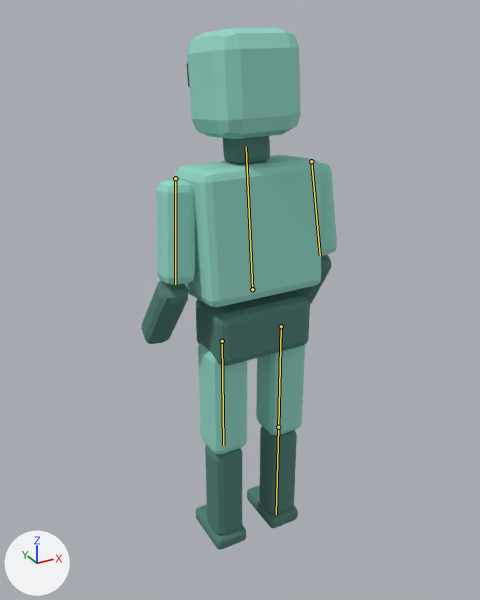
A saved change to the glTF model games/dojo/assets/mannequin.glb.
Camera for both pictures: a camera (50 mm lens) standing at (-0.879, -1.521, 0.798) and looking at (-0.011, 0.056, 0.01). The lights are fixed; the arrows at lower left show +X, +Y and +Z. The first picture is the older version. Both versions are drawn at frame 8 of the action 'walk'; the numbers are the values there. The bones that change are drawn over the model as lines.

In view in the first picture: 'foot_L_piece', 'foot_R_piece', 'forearm_L_piece', 'forearm_R_piece', 'head_piece', 'neck_piece', 'pelvis_piece', 'shin_L_piece', 'shin_R_piece', 'thigh_L_piece', 'thigh_R_piece', 'torso_piece', 'upper_arm_L_piece', 'upper_arm_R_piece', 'visor_piece'.
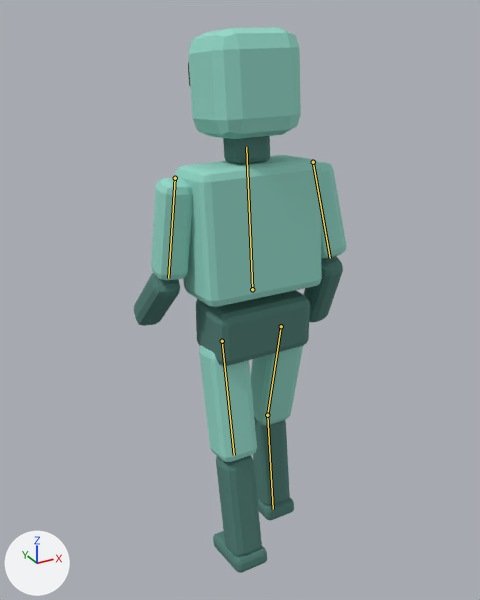
Changed parts and their boxes [x1, y1, x2, y2] in the pictures (480 x 600 px):
```json
{"object": "torso_piece", "change": "posed", "before": [175, 155, 321, 308], "after": [175, 155, 322, 307]}
{"object": "thigh_L_piece", "change": "posed", "before": [198, 343, 247, 454], "after": [199, 346, 257, 462], "on screen": "18% wider"}
{"object": "shin_L_piece", "change": "posed", "before": [205, 445, 242, 536], "after": [216, 455, 262, 557], "on screen": "24% wider, 12% taller"}
{"object": "upper_arm_L_piece", "change": "posed", "before": [156, 180, 195, 285], "after": [151, 178, 192, 280]}
{"object": "thigh_R_piece", "change": "posed", "before": [256, 345, 305, 435], "after": [250, 346, 303, 426], "on screen": "8% wider, 11% shorter"}
{"object": "shin_R_piece", "change": "posed", "before": [259, 426, 297, 515], "after": [253, 417, 290, 506]}
{"object": "forearm_L_piece", "change": "posed", "before": [141, 281, 188, 344], "after": [134, 273, 180, 326], "on screen": "16% shorter"}
{"object": "upper_arm_R_piece", "change": "posed", "before": [318, 162, 337, 256], "after": [319, 162, 346, 259]}
{"object": "forearm_R_piece", "change": "posed", "before": [296, 255, 331, 304], "after": [303, 256, 343, 322]}
{"object": "foot_L_piece", "change": "posed", "before": [196, 504, 246, 550], "after": [213, 531, 267, 573], "on screen": "8% wider, 9% shorter"}
{"object": "foot_R_piece", "change": "posed", "before": [247, 485, 298, 528], "after": [257, 497, 294, 520]}
{"object": "visor_piece", "change": "posed", "before": [187, 62, 190, 88], "after": [188, 62, 190, 86], "on screen": "mostly hidden"}
{"bone": "upper_arm_L", "before": "(175, 178) to (175, 284)", "after": "(175, 178) to (168, 278)"}
{"bone": "upper_arm_R", "before": "(311, 161) to (320, 255)", "after": "(313, 162) to (330, 258)"}
{"bone": "thigh_L", "before": "(222, 341) to (223, 445)", "after": "(222, 341) to (234, 455)"}
{"bone": "thigh_R", "before": "(281, 326) to (278, 427)", "after": "(281, 326) to (267, 415)"}
{"bone": "shin_R", "before": "(278, 427) to (276, 514)", "after": "(267, 415) to (273, 509)"}
```

Edits to the scene script, one JSON object a line:
```json
{"block": "bone_spine", "where": "bone_spine = bpy.data.objects['mannequin'].pose.bones['spine']  # child of 'hips'"}
{"op": "set", "path": "bone_spine.rotation_quaternion", "old": "(0.999, 0.052, 0.0, 0.0)", "new": "(0.999, 0.052, -0.012, 0.001)", "note": "degrees (6, 0, 0) -> degrees (6, -1, 0)"}
{"block": "bone_upper_arm_l", "where": "bone_upper_arm_l = bpy.data.objects['mannequin'].pose.bones['upper_arm_L']  # child of 'spine'"}
{"op": "set", "path": "bone_upper_arm_l.rotation_quaternion", "old": "(0.999, 0.0, 0.0, -0.044)", "new": "(0.996, -0.083, 0.004, -0.043)", "note": "degrees (0, 0, -5) -> degrees (-10, 0, -5)"}
{"block": "bone_upper_arm_r", "where": "bone_upper_arm_r = bpy.data.objects['mannequin'].pose.bones['upper_arm_R']  # child of 'spine'"}
{"op": "set", "path": "bone_upper_arm_r.rotation_quaternion", "old": "(-0.999, 0.0, 0.0, -0.044)", "new": "(-0.996, -0.083, -0.004, -0.043)", "note": "degrees (0, 0, 5) -> degrees (10, 0, 5)"}
{"block": "bone_thigh_l", "where": "bone_thigh_l = bpy.data.objects['mannequin'].pose.bones['thigh_L']  # child of 'hips'"}
{"op": "set", "path": "bone_thigh_l.rotation_quaternion", "old": "(1.0, 0.0, 0.0, 0.0)", "new": "(0.995, 0.095, 0.0, 0.0)", "note": "degrees (0, 0, 0) -> degrees (11, 0, 0)"}
{"block": "bone_thigh_r", "where": "bone_thigh_r = bpy.data.objects['mannequin'].pose.bones['thigh_R']  # child of 'hips'"}
{"op": "set", "path": "bone_thigh_r.rotation_quaternion", "old": "(1.0, 0.0, 0.0, 0.0)", "new": "(0.995, -0.095, 0.0, 0.0)", "note": "degrees (0, 0, 0) -> degrees (-11, 0, 0)"}
{"block": "bone_shin_r", "where": "bone_shin_r = bpy.data.objects['mannequin'].pose.bones['shin_R']  # child of 'thigh_R'"}
{"op": "set", "path": "bone_shin_r.rotation_quaternion", "old": "(1.0, 0.0, 0.0, 0.0)", "new": "(0.987, 0.163, 0.0, 0.0)", "note": "degrees (0, 0, 0) -> degrees (19, 0, 0)"}
```
